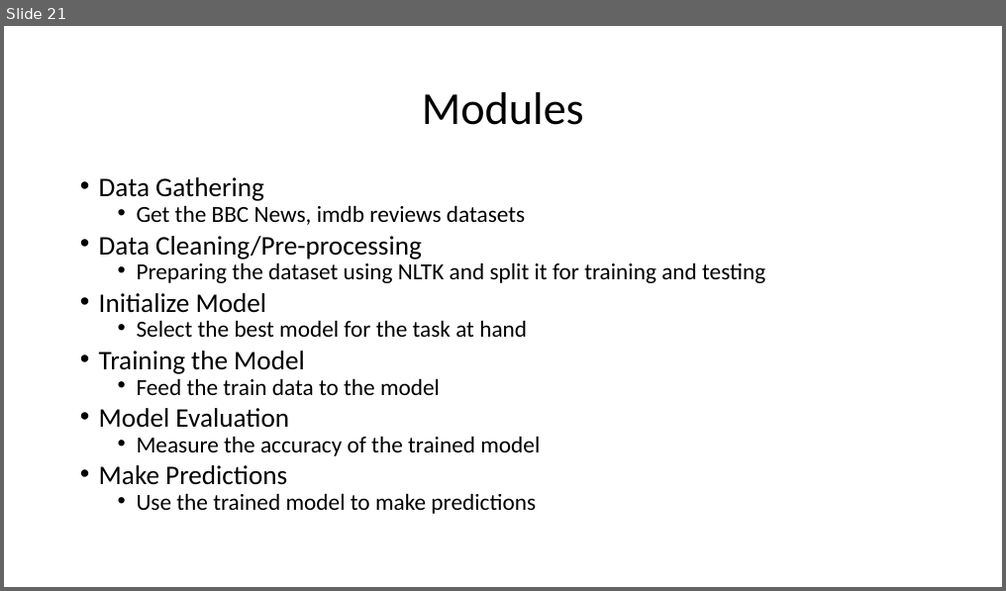
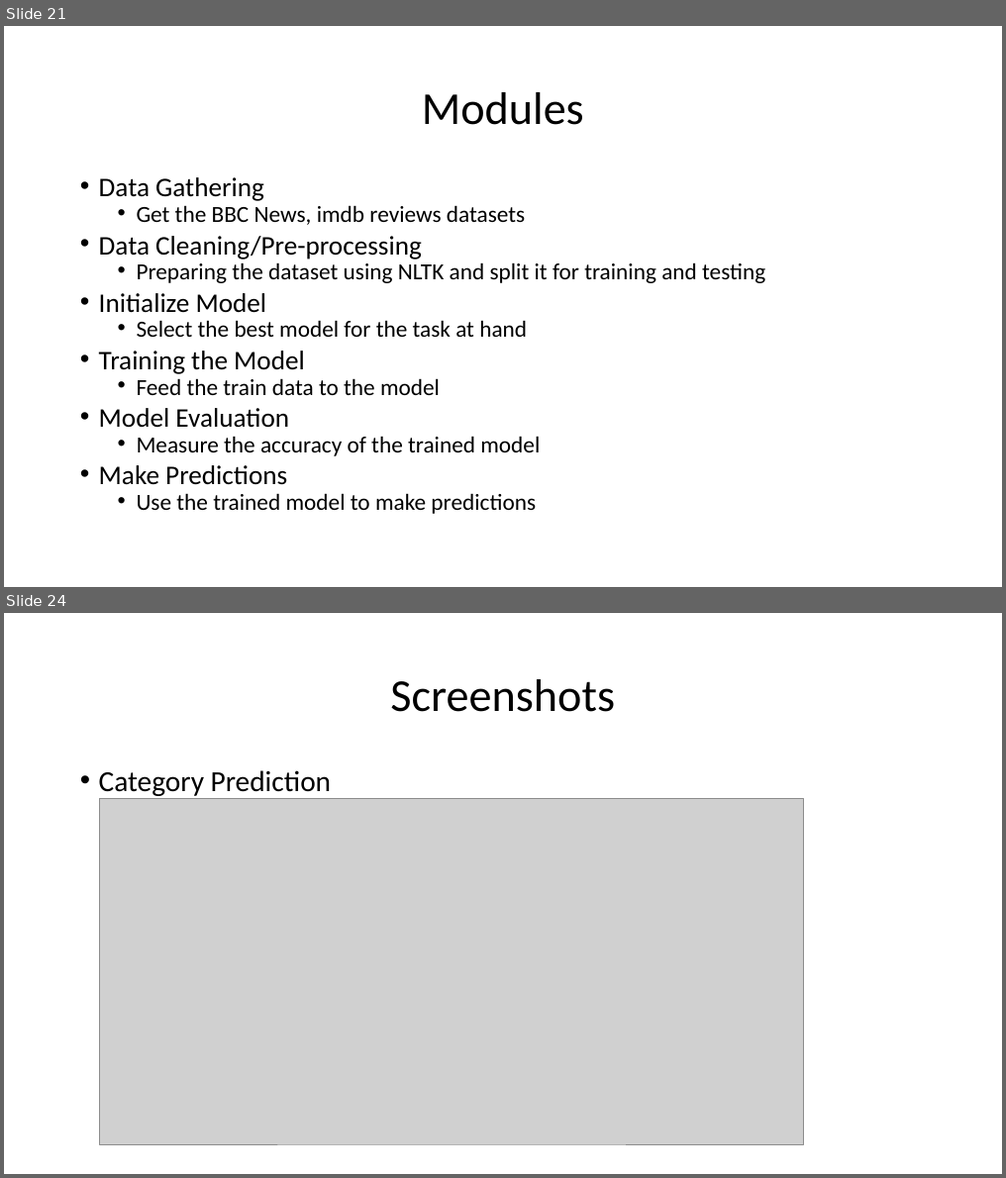
Before and after one commit to HarshaKy/text-classifier, a slide deck: docs/presentation/Presentation.pptx. Shown one above the other, each under a label of ours: slide 21 before the commit, slides 21 and 24 after it; the slides between them are not shown. The pictures are 1006x591 and 1006x1178 pixels, drawn with LibreOffice and Linux fonts; fonts in the diff are those of the drawing; grey boxes stand for pictures. Boxes give left, top, right and bottom in pixels: in the first picture for what was removed or moved away, otherwise in the second. Text is boxed around its words. In the diff, an @@ line names an element or a change of style, - is before the commit and + after.

```diff
--- a/docs/presentation/Presentation.pptx
+++ b/docs/presentation/Presentation.pptx
@@ slide 24 added at [4,613,1002,1174], background #FFFFFF @@
@@ title added at [390,679,615,712], 44 pt, text #000000 @@
+Screenshots
@@ text added at [99,770,331,796], 28 pt, text #000000 @@
+• Category Prediction
@@ picture added at [99,799,804,1145] @@
```
Also in this commit, not shown: 11 other slides added, 1 other file.
